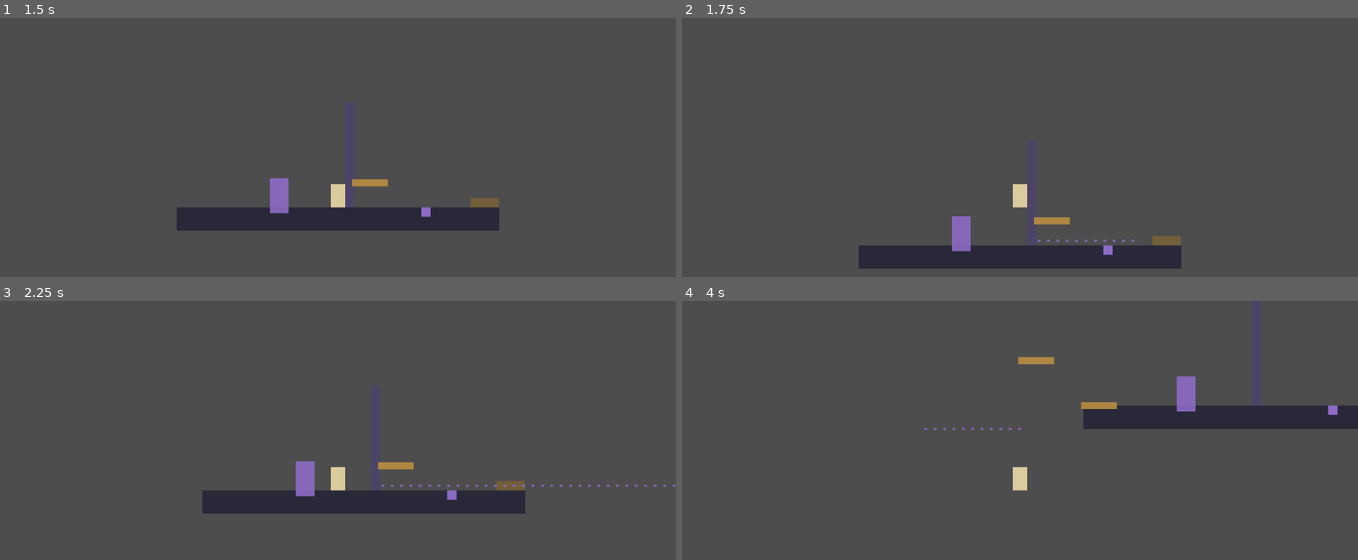
Above: before the commit, frames 1-4 (two rows, left to right).
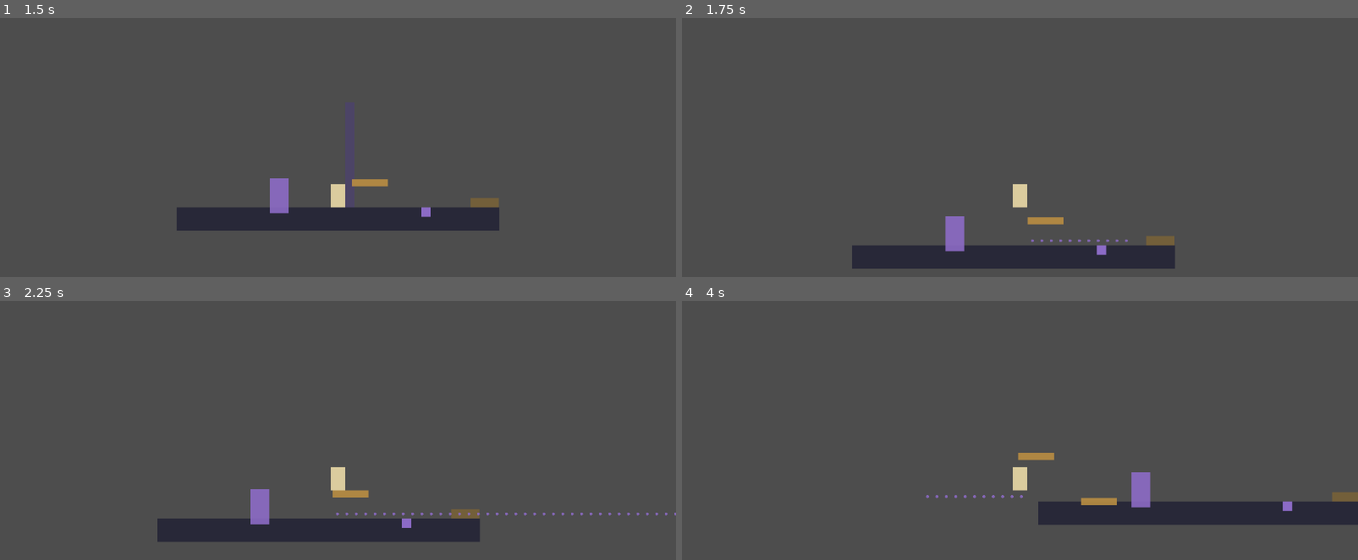
Above: after the commit, the same moments.

Repository: Sintfoap/MonthOfGame
Game: Godot game, scene res://scenes/Alfheim.tscn
The game is run twice, just before and just after one commit, with the same random seed, the same clock (stepped at 60 frames per second) and the same inputs. This scene is started directly instead of the project's main scene.
Inputs:
- Up to frame 1 (1.5 s): tap Enter (ui_accept) at 0.5, 0.77 s; hold Right (ui_right) from 0.53 s (still down); tap J at 0.6 s; tap K at 0.8, 1.35 s
- Up to frame 2 (1.75 s): keep holding Right (ui_right); tap Enter (ui_accept) at 1.52 s; tap L at 1.55 s
- Up to frame 3 (2.25 s): release Right (ui_right) at 2.03 s; hold Left (ui_left) from 2.03 s (still down); tap L at 2.1 s
- Up to frame 4 (4 s): keep holding Left (ui_left); tap J at 2.3, 2.85 s; tap Enter (ui_accept) at 3.02, 3.77 s; tap K at 3.05, 3.6 s; tap L at 3.8 s

Frame 1 is identical in both runs. In frame 2, 1.2% of the frame differs, in the area x 25-74%, y 47-97%; in frame 3, 9.9%, in the area x 23-100%, y 32-93%; in frame 4, 9.7%.

Commit message:
Give Wizardry offense: mote damages enemies, not just switches
The player could take damage but had no way to deal it back -- only wall
enemies off with Galdur. Wizardry's mote already checks nearby entities
each step (that's how it triggers WizardrySwitch nodes through gates), so
extending the same check to the "enemy" group is a small, well-motivated
addition rather than new infrastructure. Enemy gained health/take_damage,
dying at 0 via queue_free().

Headless testing caught two real problems before shipping:

1. The original 10px trigger radius was too tight to reliably land at all.
   The mote travels at a fixed height 8px below the caster's feet (the same
   offset Player.gd already uses for Smithcraft), while an enemy's
   global_position is at its feet -- so even a target standing dead-center
   in the mote's path has a real vertical gap to it, plus up to 8px of
   horizontal slop from the mote's 16px grid-quantized steps. Worst case
   that's already ~11.3px, past the old radius before anything moves.
   Widened to 18px, verified with an isolated combat scene: reliable hits
   against a stationary target where the old radius missed 2 of 3 casts.

2. That fix then let a near-stationary target catch two consecutive mote
   steps in the same run, dealing 2 damage in one cast instead of 1 --
   one-shotting the 2 HP enemy on the first hit rather than requiring two
   separate casts. Added a per-cast hit set so each enemy takes damage at
   most once per cast, independent of how many steps of its path land in
   range. Re-verified: cast one now reliably deals exactly 1 damage,
   killing the enemy takes a second cast as intended.

Neither of these was visible from reading the code -- both only showed up
by watching health values change against a scripted scenario.

Diff:
--- a/scripts/abilities/Wizardry.gd
+++ b/scripts/abilities/Wizardry.gd
@@ -5,14 +5,24 @@
 ## cell is the only thing that turns it. In practice that means it travels
 ## in a precise straight line through open lattice — the "exact,
 ## controllable" wand of the six schools — and would only spiral once it
-## crossed its own path. Reaching a WizardrySwitch fires it.
+## crossed its own path. Reaching a WizardrySwitch fires it; reaching an
+## enemy damages it -- the player's only offense so far.
 
 const CELL_SIZE := 16.0
 const MAX_STEPS := 60
 const STEP_INTERVAL := 0.015
-const TRIGGER_RADIUS := 10.0
+# The mote travels at a fixed height set by the cast origin (8px below the
+# caster's feet, same offset Player.gd uses for Smithcraft), while a
+# target's own global_position is at its feet -- so even a target standing
+# dead-center in the mote's path has a real vertical gap to it, plus up to
+# +/-8px of horizontal slop from the 16px grid quantizing the mote's steps.
+# Worst case that's sqrt(8^2 + 8^2) =~ 11.3px; this needs real headroom
+# above that, not just past it.
+const TRIGGER_RADIUS := 18.0
+const DAMAGE := 1
 
 var _marks := {}
+var _hit_enemies := {}
 var _pos := Vector2i.ZERO
 var _dir := Vector2i.ZERO
 var _steps := 0
@@ -25,6 +35,7 @@
 	if _active:
 		return
 	_marks.clear()
+	_hit_enemies.clear()
 	_pos = _to_grid(world_pos)
 	_dir = Vector2i(sign(direction.x) if direction.x != 0.0 else 1, 0)
 	_steps = 0
@@ -59,6 +70,7 @@
 	_beam.trail.append(_pos)
 	_beam.queue_redraw()
 	_check_switches()
+	_check_enemies()
 
 	if _steps >= MAX_STEPS:
 		_finish()
@@ -71,6 +83,19 @@
 			node.fire()
 
 
+func _check_enemies() -> void:
+	# One hit per enemy per cast, no matter how many consecutive steps of
+	# the mote's path land within radius of a slow or stationary target --
+	# a wand-shot should land once, not chip away every frame it lingers.
+	var world_target := Vector2(_pos.x, _pos.y) * CELL_SIZE
+	for node in get_tree().get_nodes_in_group("enemy"):
+		if _hit_enemies.has(node):
+			continue
+		if node.global_position.distance_to(world_target) <= TRIGGER_RADIUS:
+			_hit_enemies[node] = true
+			node.take_damage(DAMAGE)
+
+
 func _finish() -> void:
 	_active = false
 	var beam := _beam
--- a/scripts/world/Enemy.gd
+++ b/scripts/world/Enemy.gd
@@ -5,13 +5,18 @@
 ## hitbox, and is physically solid on the World layer — which means a
 ## Galdur ward (also World-layer) blocks its patrol like any other wall.
 ## That's the ward's combat use: cast one in an enemy's path and it has to
-## stop or turn around, same as hitting the edge of a platform.
+## stop or turn around, same as hitting the edge of a platform. Dies to two
+## hits from a Wizardry mote, the player's only offense so far.
+
+signal died
 
 const SPEED := 60.0
 const GRAVITY := 1200.0
 const DAMAGE := 1
 const HIT_COOLDOWN := 0.6
+const MAX_HEALTH := 2
 
+var health := MAX_HEALTH
 var _dir := -1.0
 var _patrol_min := 0.0
 var _patrol_max := 0.0
@@ -21,6 +26,7 @@
 func setup(patrol_min: float, patrol_max: float) -> void:
 	_patrol_min = patrol_min
 	_patrol_max = patrol_max
+	add_to_group("enemy")
 	collision_layer = LevelBuilder.LAYER_ENEMY
 	collision_mask = LevelBuilder.LAYER_WORLD
 
@@ -78,3 +84,10 @@
 	if body.has_method("take_damage"):
 		body.take_damage(DAMAGE)
 		_hit_timer = HIT_COOLDOWN
+
+
+func take_damage(amount: int) -> void:
+	health -= amount
+	if health <= 0:
+		died.emit()
+		queue_free()
Not shown, changed: README.md
